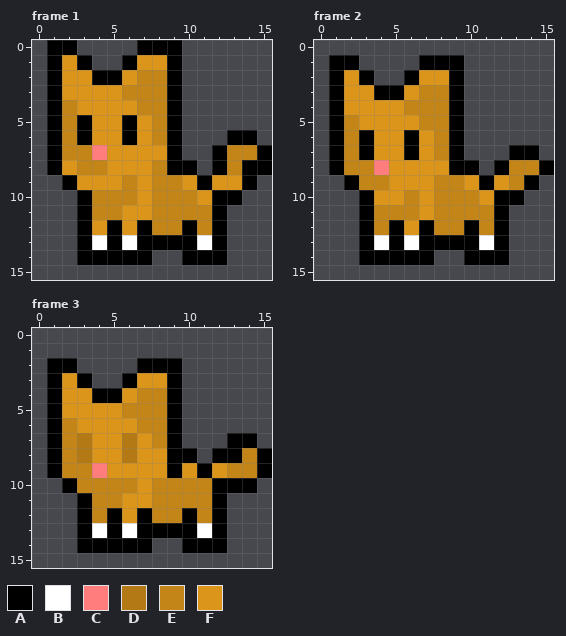
Two states of a pixel-art file, Assets/Sprites/Cat/Cat_Brown/cat_idle.aseprite. Above: the version before the commit.
16x16 pixels, 4 frames. Shown: frame 1, frame 2, frame 3. The commit also changed other frames, which this record leaves out.
Palette (. is transparent): A #000000  B #ffffff  C #ff7d7d  D #b37915  E #c48518  F #db951a
Pixels before, frame 1, first column x 1:
 0 AA....AAA......
 1 AFA..AFFA......
 2 AFFAAFEEA......
 3 AFFFFEEEA......
 4 AEFFFFEEA......
 5 AEAFFAFEA......
 6 AEAFFAFEA...AA.
 7 AEECFFFFA..AEEA
 8 AFEEFFFEAA.AEAA
 9 .AFFFEFEEFAFFA.
10 ..AEEEFEEEFAA..
11 ..AEEFFEEEEA...
12 ..AFAFAEEAEA...
13 ..ABABAAAABA...
14 ..AAAAA..AAA...
Pixels before, frame 2, first column x 1:
 1 AA....AAA......
 2 AFA..AFFA......
 3 AFFAAFEEA......
 4 AFFFFEEEA......
 5 AEFFFFEEA......
 6 AEAFFAFEA......
 7 AEAFFAFEA...AA.
 8 AEECFFFFAA.AEEA
 9 .AEEFFFEEFAFEA.
10 ..AFFEFEEEFAA..
11 ..AEEEFEEEEA...
12 ..AEAFAEEAEA...
13 ..ABABAAAABA...
14 ..AAAAA..AAA...
Pixels before, frame 3, first column x 1:
 2 AA....AAA......
 3 AFA..AFFA......
 4 AFFAAFEEA......
 5 AFFFFEEEA......
 6 AEFFFFEEA......
 7 AEDFFDFEA...AA.
 8 AEDFFDFFAA.AAEA
 9 AEECFFFFAFAFEEA
10 .AEEEEFEEEEAAA.
11 ..AEEFFEEEEA...
12 ..AEAFAEEAEA...
13 ..ABABAAAABA...
14 ..AAAAA..AAA...
The same view after the edit:
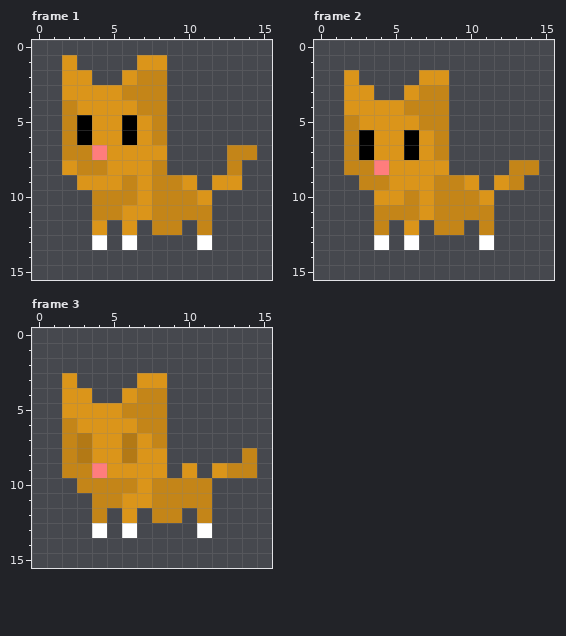
From old to new:
Changed rows in their new state; - is an unchanged pixel.
Frame 1:
first column x 1:
 0 ..----...------
 1 .-.--.--.------
 2 .--..---.------
 3 .-------.------
 4 .-------.------
 5 .-------.------
 6 .-------.---..-
 7 .-------.--.--.
 8 .-------..-.-..
 9 -.--------.--.-
10 --.--------..--
11 --.--------.---
12 --.-.-.--.-.---
13 --.-.-....-.---
14 --.....--...---
Frame 2:
first column x 1:
 1 ..----...------
 2 .-.--.--.------
 3 .--..---.------
 4 .-------.------
 5 .-------.------
 6 .-------.------
 7 .-------.---..-
 8 .-------..-.--.
 9 -.--------.--.-
10 --.--------..--
11 --.--------.---
12 --.-.-.--.-.---
13 --.-.-....-.---
14 --.....--...---
Frame 3:
first column x 1:
 2 ..----...------
 3 .-.--.--.------
 4 .--..---.------
 5 .-------.------
 6 .-------.------
 7 .-------.---..-
 8 .-------..-..-.
 9 .-------.-.---.
10 -.---------...-
11 --.--------.---
12 --.-.-.--.-.---
13 --.-.-....-.---
14 --.....--...---
Pixel boxes of the changes (left, top, right, bottom) in both pictures:
erased: (47, 40, 272, 265)
erased: (329, 55, 554, 265)
erased: (47, 358, 272, 553)
